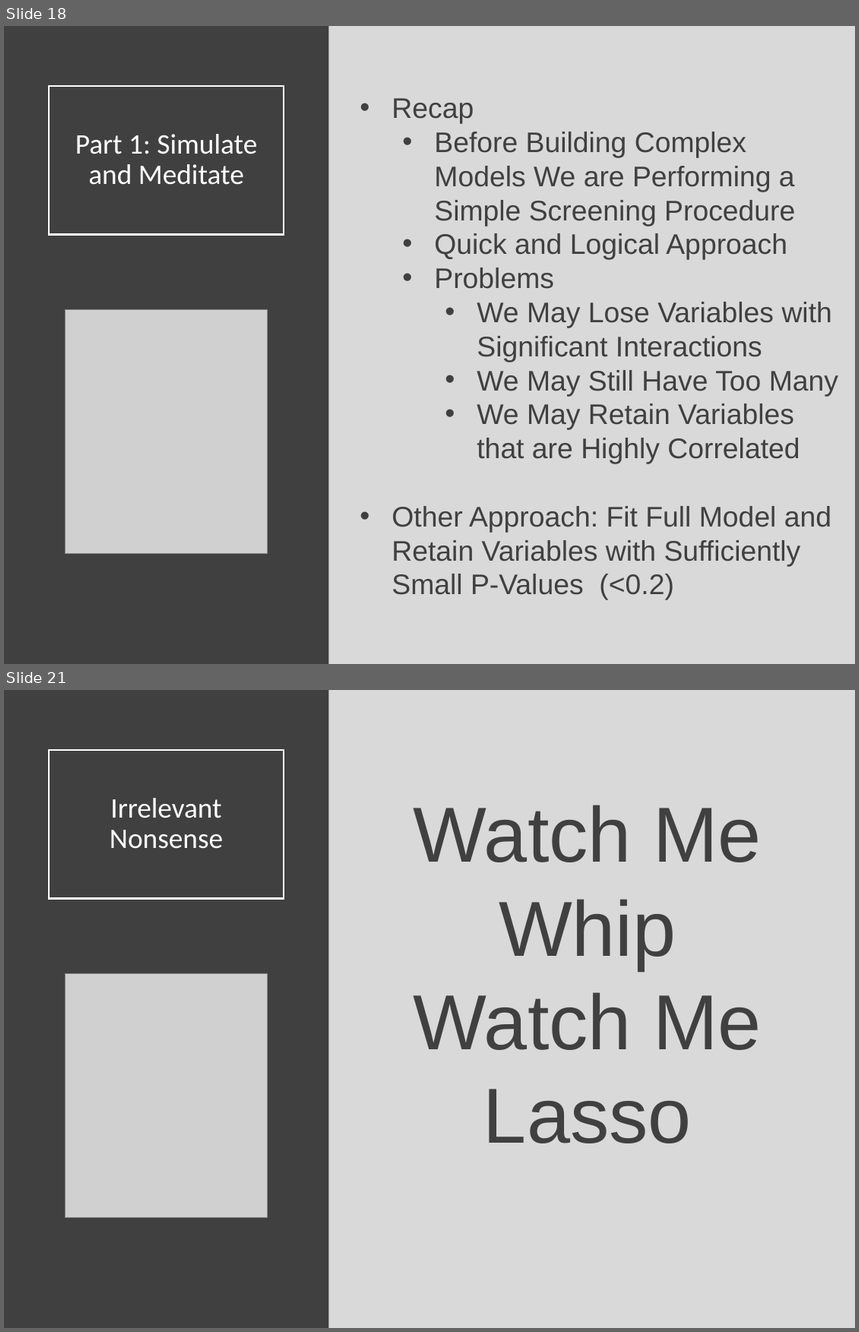
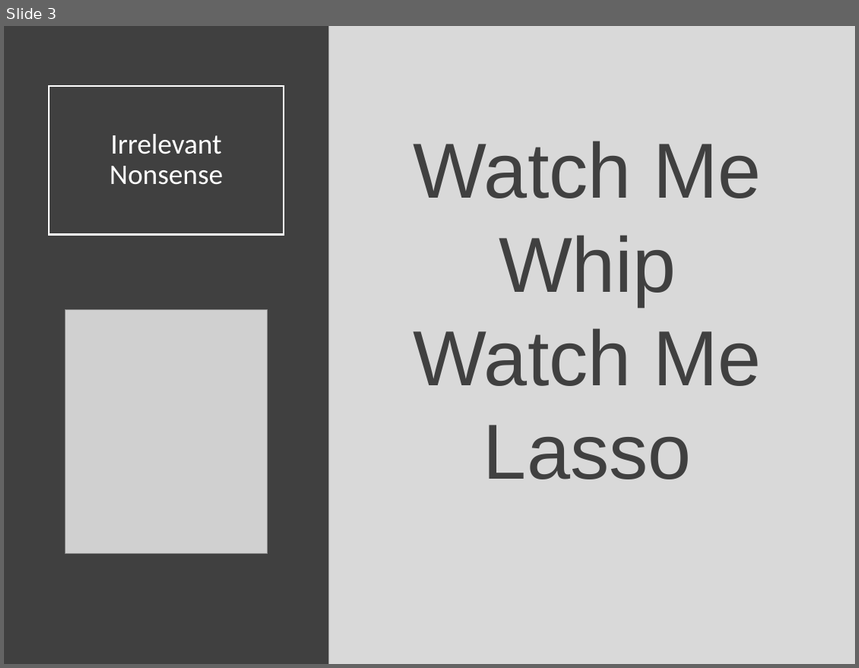
Before and after one commit to Yixf-Self/STOR320_WEBSITE, a slide deck: Lecture/Lecture 31/Lecture 31.pptx. Shown one above the other, each under a label of ours: slides 18 and 21 before the commit, slide 3 after it; the slides between them are not shown. The pictures are 859x1332 and 859x668 pixels, drawn with LibreOffice and Linux fonts; fonts in the diff are those of the drawing; grey boxes stand for pictures. Boxes give left, top, right and bottom in pixels: in the first picture for what was removed or moved away, otherwise in the second. Text is boxed around its words. In the diff, an @@ line names an element or a change of style, - is before the commit and + after.

```diff
--- a/Lecture/Lecture 31/Lecture 31.pptx
+++ b/Lecture/Lecture 31/Lecture 31.pptx
@@ slide 18 removed at [4,26,855,664], background #D9D9D9 @@
@@ rectangle removed at [4,26,329,664] @@
@@ title removed at [49,85,284,234] @@
-Part 1: Simulate and Meditate
@@ text removed at [392,98,838,601] @@
-• Recap
-  • Before Building Complex Models We are Performing a Simple Screening Procedure
-  • Quick and Logical Approach
-  • Problems
-    • We May Lose Variables with Significant Interactions
-    • We May Still Have Too Many
-    • We May Retain Variables that are Highly Correlated
-• Other Approach: Fit Full Model and Retain Variables with Sufficiently Small P-Values (<0.2)
@@ picture removed at [66,309,267,553] @@
@@ what was slide 21 is now slide 3 @@
```
Also in this commit, not shown: 5 slides changed, 7 slides added, 15 other slides removed, 6 other files.
